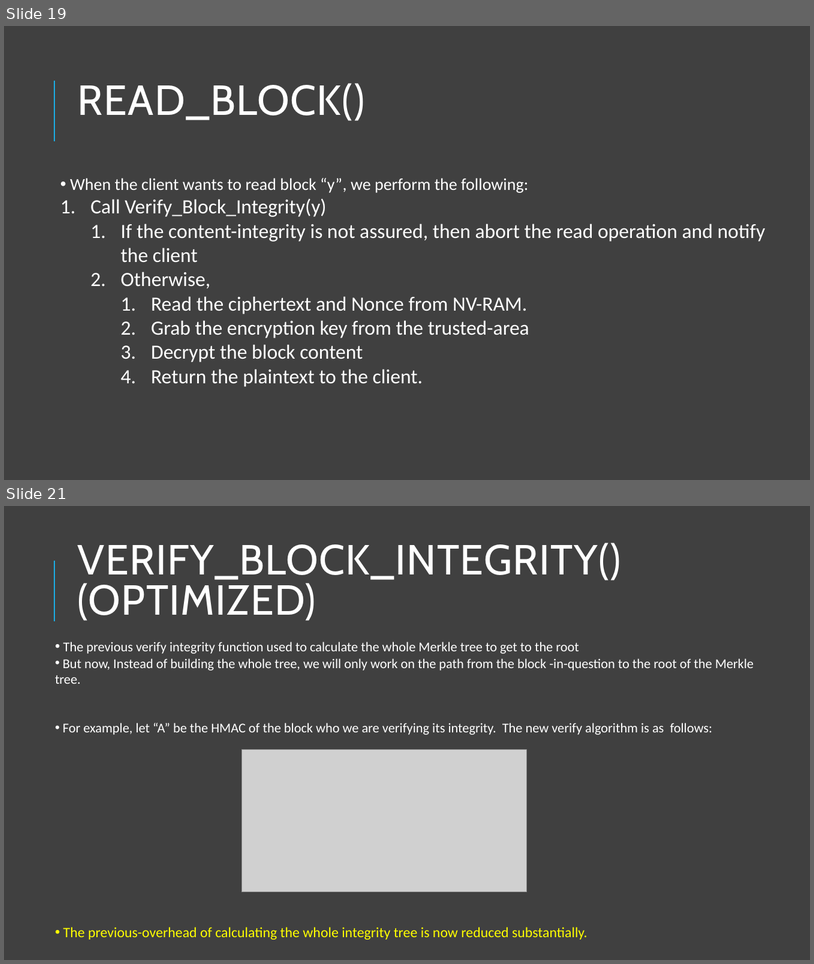
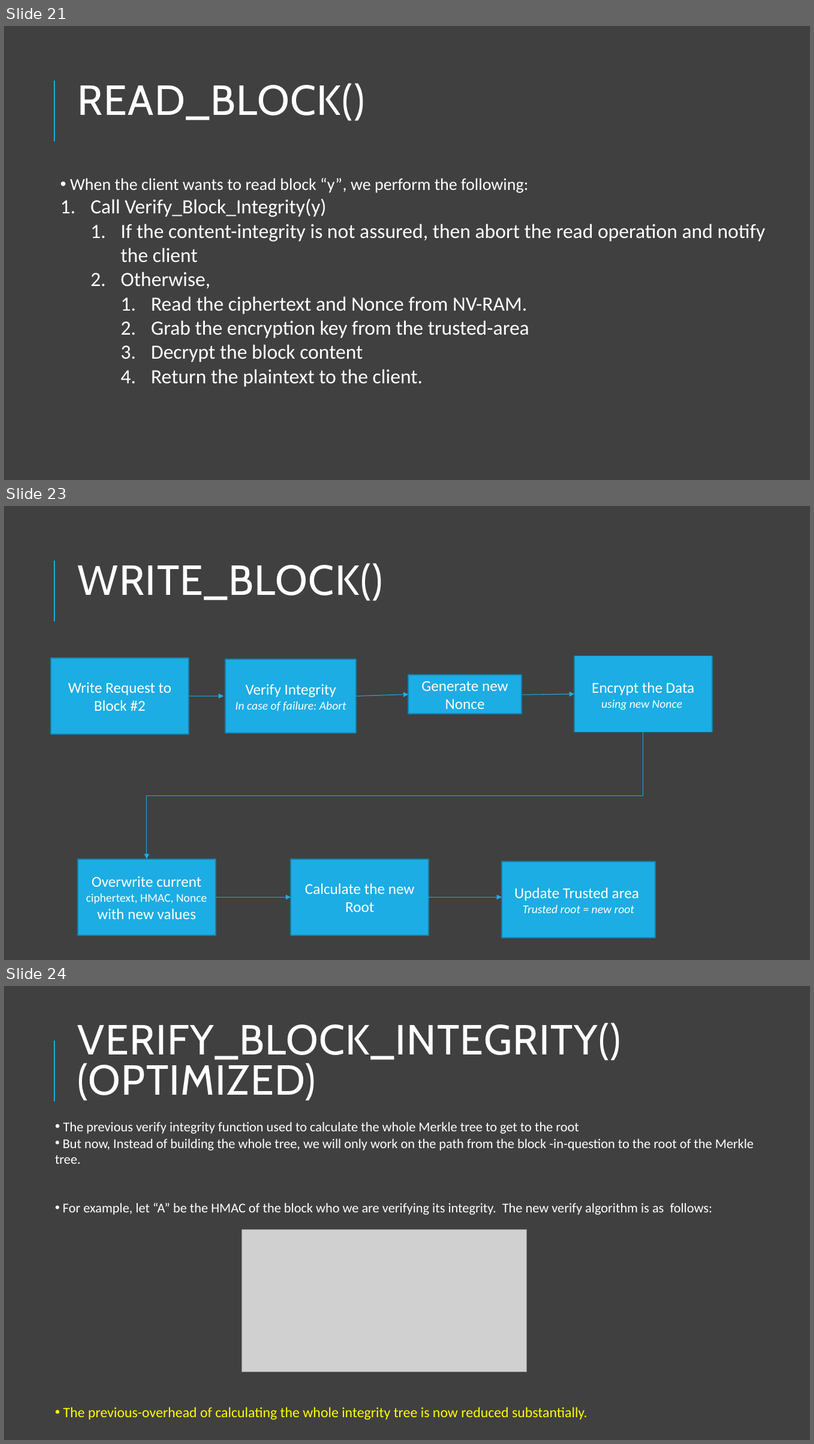
Before and after one commit to mahersanalla/IntegrityTree_, a slide deck: Integrity_Tree_updated.pptx. Shown one above the other, each under a label of ours: slides 19 and 21 before the commit, slides 21, 23 and 24 after it; the slides between them are not shown. The pictures are 814x964 and 814x1444 pixels, drawn with LibreOffice and Linux fonts; fonts in the diff are those of the drawing; grey boxes stand for pictures. Boxes give left, top, right and bottom in pixels: in the first picture for what was removed or moved away, otherwise in the second. Text is boxed around its words. In the diff, an @@ line names an element or a change of style, - is before the commit and + after.

```diff
--- a/Integrity_Tree_updated.pptx
+++ b/Integrity_Tree_updated.pptx
@@ slide 23 added at (x1=4, y1=506, x2=810, y2=960), background #414141 @@
@@ line added from (54, 621) to (54, 561), #1CADE4 1.5 pt @@
@@ title added at (x1=78, y1=563, x2=383, y2=601), 50 pt, text #FFFFFF @@
+WRITE_BLOCK()
@@ rectangle added at (x1=51, y1=658, x2=189, y2=734), fill #1CADE4, outline #1580A9 1.25 pt, 18 pt, text #FFFFFF @@
+Write Request to Block #2
@@ rectangle added at (x1=225, y1=659, x2=356, y2=733), fill #1CADE4, outline #1580A9 1.25 pt, 14 pt, text #FFFFFF, italic @@
+Verify Integrity
+In case of failure: Abort
@@ rectangle added at (x1=575, y1=656, x2=713, y2=732), fill #1CADE4, outline #1580A9 1.25 pt, 18 pt, text #FFFFFF @@
+Encrypt the Data using new Nonce
@@ rectangle added at (x1=409, y1=675, x2=522, y2=714), fill #1CADE4, outline #1580A9 1.25 pt, 18 pt, text #FFFFFF @@
+Generate new Nonce
@@ arrow added from (189, 696) to (224, 696), #1CADE4 0.75 pt @@
@@ arrow added from (357, 696) to (409, 694), #1CADE4 0.75 pt @@
@@ arrow added from (522, 695) to (575, 694), #1CADE4 0.75 pt @@
@@ elbow arrow added from (644, 732) to (147, 859), #1CADE4 0.75 pt @@
@@ rectangle added at (x1=78, y1=859, x2=216, y2=935), fill #1CADE4, outline #1580A9 1.25 pt, 18 pt, text #FFFFFF @@
+Overwrite current ciphertext, HMAC, Nonce with new values
@@ rectangle added at (x1=291, y1=859, x2=429, y2=935), fill #1CADE4, outline #1580A9 1.25 pt, 18 pt, text #FFFFFF @@
+Calculate the new Root
@@ rectangle added at (x1=502, y1=861, x2=656, y2=937), fill #1CADE4, outline #1580A9 1.25 pt, 14 pt, text #FFFFFF, italic @@
+Update Trusted area
+Trusted root = new root
@@ arrow added from (216, 897) to (291, 897), #1CADE4 0.75 pt @@
@@ arrow added from (427, 897) to (502, 897), #1CADE4 0.75 pt @@
@@ what was slide 19 is now slide 21 @@
@@ what was slide 21 is now slide 24 @@
```
Also in this commit, not shown: 7 slides changed, 2 other slides added.
